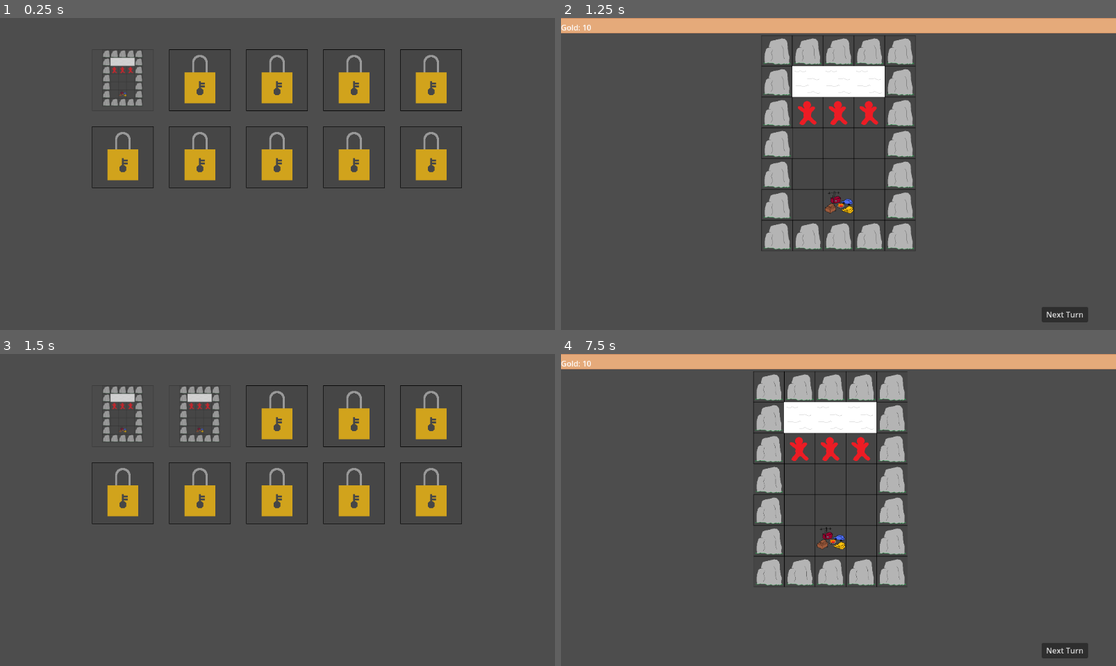
Above: before the commit, frames 1-4 (two rows, left to right).
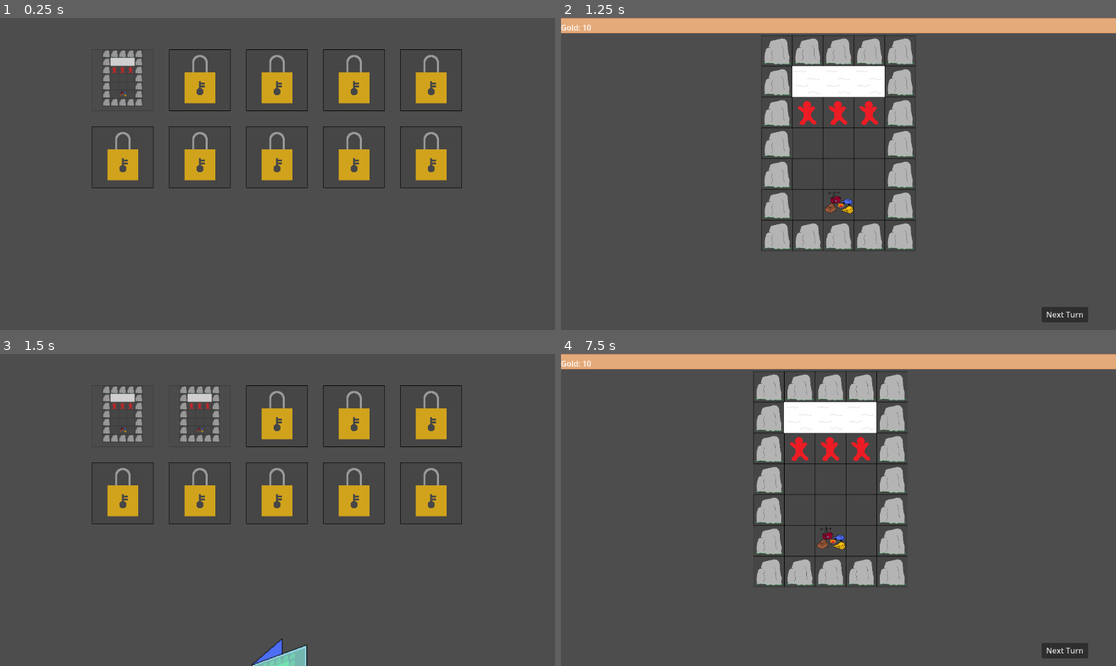
Above: after the commit, the same moments.

Repository: Wayl123/CardPuzzleGame
Game: Godot game, scene res://scene/scene_switcher.tscn
The game is run twice, just before and just after one commit, with the same random seed, the same clock (stepped at 60 frames per second) and the same inputs.
Inputs (mouse positions are in pixels of both pictures, inside the frame that each line leads up to):
- Up to frame 1 (0.25 s): no input
- Up to frame 2 (1.25 s): click (683, 80) at 0.5 s
- Up to frame 3 (1.5 s): click (277, 416) at 1.25 s
- Up to frame 4 (7.5 s): tap Enter at 2, 3.5, 5 s; move the mouse to (960, 494) at 2.02 s; press the mouse at (960, 494) at 2.03 s; hold D (RightButton) 2.03-2.78 s; tap Space at 2.75, 4.25, 5.75 s; move the mouse to (727, 525) at 2.77 s; release the mouse at (727, 525) at 2.78 s; hold S (DownButton) 2.78-3.53 s; click (727, 525) at 2.85 s; move the mouse to (894, 441) at 3.52 s; press the mouse at (894, 441) at 3.53 s; hold D (RightButton) 3.53-4.28 s; move the mouse to (810, 572) at 4.27 s; release the mouse at (810, 572) at 4.28 s; hold W (UpButton) 4.28-5.03 s; click (810, 572) at 4.35 s; move the mouse to (1005, 556) at 5.02 s; press the mouse at (1005, 556) at 5.03 s; hold A (LeftButton) 5.03-6.53 s; move the mouse to (672, 463) at 5.77 s; release the mouse at (672, 463) at 5.78 s; click (672, 463) at 5.85 s; move the mouse to (866, 510) at 6.52 s; press the mouse at (866, 510) at 6.53 s; hold S (DownButton) 6.53-7.28 s; move the mouse to (755, 432) at 7.27 s; release the mouse at (755, 432) at 7.28 s; hold D (RightButton) from 7.28 s (still down); click (755, 432) at 7.35 s

Frames 1-2 are identical in both runs. In frame 3, 0.5% of the frame differs, in the area x 45-56%, y 91-100%; in frame 4, nothing differs.

Commit message:
Add deck hand with deck cover based on deck data #27

Diff:
--- a/scene/attack_range.tscn
+++ b/scene/attack_range.tscn
@@ -2,12 +2,7 @@
 
 [ext_resource type="Texture2D" uid="uid://copymfiuetuwc" path="res://image/card_info/active_attack_range.png" id="1_k1ajd"]
 
-[node name="Range" type="Node2D"]
+[node name="Range" type="Sprite2D"]
 z_index = 1
-
-[node name="ActiveRange" type="Sprite2D" parent="."]
 position = Vector2(64, 64)
 texture = ExtResource("1_k1ajd")
-
-[node name="InactiveRange" type="Sprite2D" parent="."]
-visible = false
--- /dev/null
+++ b/scene/deck_ui.tscn
@@ -0,0 +1,18 @@
+[gd_scene load_steps=3 format=3 uid="uid://css1pwmqetd8v"]
+
+[ext_resource type="Script" path="res://scripts/HandDecks.gd" id="1_tivoy"]
+
+[sub_resource type="Curve" id="Curve_fuj5s"]
+min_value = -1.0
+_data = [Vector2(0, -1), 0.0, 2.0, 0, 1, Vector2(1, 1), 2.0, 0.0, 1, 0]
+point_count = 2
+
+[node name="DeckUI" type="Node2D"]
+
+[node name="Decks" type="Control" parent="."]
+layout_mode = 3
+anchors_preset = 0
+offset_right = 40.0
+offset_bottom = 40.0
+script = ExtResource("1_tivoy")
+spreadCurve = SubResource("Curve_fuj5s")
--- a/scene/info_box.tscn
+++ b/scene/info_box.tscn
@@ -4,8 +4,6 @@
 [ext_resource type="Script" path="res://scripts/InfoBox.gd" id="2_tkduc"]
 
 [node name="InfoBox" type="NinePatchRect"]
-z_index = 2
-z_as_relative = false
 offset_right = 512.0
 offset_bottom = 256.0
 size_flags_vertical = 3
--- a/scene/level_select.tscn
+++ b/scene/level_select.tscn
@@ -1,8 +1,13 @@
-[gd_scene load_steps=2 format=3 uid="uid://cpey6a6d2k237"]
+[gd_scene load_steps=3 format=3 uid="uid://cpey6a6d2k237"]
 
 [ext_resource type="Script" path="res://scripts/Levels.gd" id="1_77a0h"]
+[ext_resource type="PackedScene" uid="uid://css1pwmqetd8v" path="res://scene/deck_ui.tscn" id="1_iuxns"]
 
 [node name="LevelSelect" type="Node2D"]
+
+[node name="CanvasLayer" type="CanvasLayer" parent="."]
+
+[node name="DeckHand" parent="CanvasLayer" instance=ExtResource("1_iuxns")]
 
 [node name="Levels" type="Control" parent="."]
 layout_mode = 3
@@ -11,6 +16,7 @@
 offset_bottom = 40.0
 
 [node name="LevelContainer" type="HFlowContainer" parent="Levels"]
+layout_mode = 0
 offset_right = 40.0
 offset_bottom = 40.0
 theme_override_constants/h_separation = 32
--- a/scene/locked.tscn
+++ b/scene/locked.tscn
@@ -3,5 +3,6 @@
 [ext_resource type="Texture2D" uid="uid://os54e7f5nd3v" path="res://image/locked.png" id="1_84byb"]
 
 [node name="Locked" type="Sprite2D"]
+z_index = 1
 position = Vector2(64, 64)
 texture = ExtResource("1_84byb")
--- /dev/null
+++ b/scene/player_deck.tscn
@@ -0,0 +1,21 @@
+[gd_scene load_steps=5 format=3 uid="uid://cggg4prevs7g0"]
+
+[ext_resource type="Texture2D" uid="uid://c325t6cba280n" path="res://image/level_select/level_preview/level0.png" id="1_bl4bn"]
+[ext_resource type="Texture2D" uid="uid://ckrao152ysegf" path="res://image/deck/deck_base.png" id="1_e4qxu"]
+[ext_resource type="Script" path="res://scripts/PlayerDeck.gd" id="2_13veo"]
+[ext_resource type="Script" path="res://scripts/DeckCover.gd" id="3_u1ksy"]
+
+[node name="PlayerDeck" type="NinePatchRect"]
+offset_right = 192.0
+offset_bottom = 192.0
+mouse_filter = 1
+texture = ExtResource("1_e4qxu")
+script = ExtResource("2_13veo")
+
+[node name="DeckCover" type="Node2D" parent="."]
+unique_name_in_owner = true
+script = ExtResource("3_u1ksy")
+
+[node name="DeckLevel" type="Sprite2D" parent="DeckCover"]
+unique_name_in_owner = true
+texture = ExtResource("1_bl4bn")
--- a/scene/player_ui.tscn
+++ b/scene/player_ui.tscn
@@ -38,7 +38,6 @@
 spreadCurve = SubResource("Curve_fbn18")
 
 [node name="NextTurn" type="Button" parent="."]
-unique_name_in_owner = true
 offset_right = 96.0
 offset_bottom = 32.0
 size_flags_horizontal = 4
--- a/scene/selected.tscn
+++ b/scene/selected.tscn
@@ -3,5 +3,6 @@
 [ext_resource type="Texture2D" uid="uid://dsj7122volnxr" path="res://image/selected.png" id="1_a2djh"]
 
 [node name="Selected" type="Sprite2D"]
+z_index = 1
 position = Vector2(64, 64)
 texture = ExtResource("1_a2djh")
--- a/scene/shop_menu.tscn
+++ b/scene/shop_menu.tscn
@@ -7,7 +7,6 @@
 [ext_resource type="Script" path="res://scripts/BuyItem.gd" id="4_ye00d"]
 
 [node name="ShopMenu" type="NinePatchRect"]
-z_index = 2
 offset_right = 1024.0
 offset_bottom = 768.0
 texture = ExtResource("1_jc7a3")
--- a/scene/test_map.tscn
+++ b/scene/test_map.tscn
@@ -318,3 +318,4 @@
 nodeType = "boulder"
 
 [node name="Popup" type="Node2D" parent="." groups=["Popup"]]
+z_index = 2
--- /dev/null
+++ b/scripts/DeckCover.gd
@@ -0,0 +1,10 @@
+extends Node2D
+
+func _ready() -> void:
+	_set_transform()
+	pass
+
+func _set_transform() -> void:
+	var localTransform = Transform2D(Vector2(0.85, -0.3), Vector2(0, 0.85), get_position() + Vector2(3, 4))
+
+	set_transform(localTransform)
--- a/scripts/HandCards.gd
+++ b/scripts/HandCards.gd
@@ -19,7 +19,8 @@
 
 func _update_size() -> void:
 	var viewportSize = get_viewport().size
-	set_position(Vector2(0, viewportSize.y - CARDSIZE.y + 128))
+	set_size(Vector2(viewportSize.x, 64))
+	set_position(Vector2(0, viewportSize.y - 64))
 
 func _update_hand() -> void:
 	var viewportSize = get_viewport().size
--- /dev/null
+++ b/scripts/HandDecks.gd
@@ -0,0 +1,53 @@
+extends Control
+
+@onready var globalData = get_tree().get_first_node_in_group("GlobalData")
+
+@export var spreadCurve: Curve
+
+var PLAYERDECK = preload("res://scene/player_deck.tscn")
+
+var HANDWIDTH = 2.0
+var DECKSIZE = Vector2(192, 192)
+var DISTBETWEENCARD = 32
+
+func _ready() -> void:
+	get_tree().root.connect("size_changed", Callable(self, "_on_viewport_size_changed"))
+
+	_update_size()
+	_init_decks()
+
+func _on_viewport_size_changed() -> void:
+	_update_size()
+	_update_hand()
+
+func _update_size() -> void:
+	var viewportSize = get_viewport().size
+	set_position(Vector2(0, viewportSize.y - 64))
+
+func _update_hand() -> void:
+	var viewportSize = get_viewport().size
+	var sideBorder = (viewportSize.x * 0.1) + 96
+	var hRange = min(viewportSize.x - (2 * sideBorder) - DECKSIZE.x, ((DECKSIZE.x + DISTBETWEENCARD) * (get_child_count() - 1)))
+	var handWidth = hRange * 0.5
+
+	for deck in get_children():
+		var handRatio = 0.5
+
+		if get_child_count() > 1:
+			handRatio = float(deck.get_index()) / float(get_child_count() - 1)
+
+		var centerPosition = Vector2(viewportSize.x * 0.5, viewportSize.y - DECKSIZE.y + 128)
+		centerPosition.x += (spreadCurve.sample(handRatio) * handWidth) - (DECKSIZE.x * 0.5)
+
+		deck.set_global_position(centerPosition)
+
+func _init_decks() -> void:
+	for deck in globalData.get_deck_data():
+		add_deck(deck)
+
+func add_deck(pData : Dictionary) -> void:
+	var newDeck = PLAYERDECK.instantiate()
+	newDeck.init(pData)
+	newDeck.set_size(DECKSIZE)
+	add_child(newDeck)
+	_update_hand()
--- a/scripts/MapEvent.gd
+++ b/scripts/MapEvent.gd
@@ -30,7 +30,7 @@
 		groupNum += 1
 
 func map_complete(success: bool) -> void:
-	var data = {"items": {}, "cards": []}
+	var data = {"items": {}, "cards": [], "clear": false}
 
 	for playerUnit in get_tree().get_nodes_in_group("PlayerUnits"):
 		data["cards"] += playerUnit.get_deck(success)
@@ -39,5 +39,6 @@
 		data["cards"] += playerCard.get_deck(success)
 
 	data["items"] = playerItem.get_data()
+	data["clear"] = true
 
 	globalData.complete_level(data, success)
--- /dev/null
+++ b/scripts/PlayerDeck.gd
@@ -0,0 +1,40 @@
+extends NinePatchRect
+
+@onready var deckCover = %DeckCover
+@onready var deckLevel = %DeckLevel
+
+var DRAGPREVIEW = preload("res://scene/drag_preview.tscn")
+
+var data = {}
+
+func init(pData : Dictionary) -> void:
+	data = pData
+
+func _ready() -> void:
+	connect("mouse_entered", Callable(self, "_on_mouse_entered"))
+	connect("mouse_exited", Callable(self, "_on_mouse_exited"))
+
+	_data_init()
+
+func _on_mouse_entered() -> void:
+	print("here")
+	var deckPosition = get_global_position()
+	if deckPosition.y >= get_viewport().size.y - get_size().y + 128:
+		deckPosition.y -= 128
+	set_global_position(deckPosition)
+
+func _on_mouse_exited() -> void:
+	var deckPosition = get_global_position()
+	if deckPosition.y < get_viewport().size.y - get_size().y + 128:
+		deckPosition.y += 128
+	set_global_position(deckPosition)
+
+func _data_init() -> void:
+	deckCover.set_position(deckCover.get_position() + (get_size() * 0.5))
+
+	if data:
+		if data["clear"]:
+			deckCover.set_modulate(Color(0, 1, 0, 0.25))
+		else:
+			deckCover.set_modulate(Color(1, 0, 0, 0.25))
+		deckLevel.set_texture(load(data["level-image"]))
--- a/scripts/SceneSwitcher.gd
+++ b/scripts/SceneSwitcher.gd
@@ -6,7 +6,7 @@
 var unitListPath = "res://scripts/UnitList.json"
 var shopListPath = "res://scripts/ShopContentList.json"
 var levelData = {}
-var deckData = {}
+var deckData = []
 var unitDataTemplate = {}
 var shopDataTemplate = {}
 
@@ -45,6 +45,9 @@
 func get_shop_data_copy(pId : String) -> Dictionary:
 	return shopDataTemplate[pId].duplicate(true)
 
+func get_deck_data() -> Array:
+	return deckData
+
 func _set_current_scene(pNode : Node2D) -> void:
 	if currentScene:
 		currentScene.queue_free()
@@ -59,6 +62,11 @@
 func complete_level(pData : Dictionary, success : bool) -> void:
 	var newDeck = {}
 
+	newDeck = pData
+	newDeck["level-image"] = currentLevel["image"]
+
+	deckData.append(newDeck)
+
 	if success:
 		for unlock in currentLevel["completion-unlock"]:
 			levelData[unlock]["locked"] = false
--- a/scripts/SideBar.gd
+++ /dev/null
@@ -1,14 +0,0 @@
-extends Control
-
-func _ready() -> void:
-	get_tree().root.connect("size_changed", Callable(self, "_on_viewport_size_changed"))
-
-	_update_size()
-
-func _on_viewport_size_changed() -> void:
-	_update_size()
-
-func _update_size() -> void:
-	var viewportSize = get_viewport().size
-	set_size(Vector2((viewportSize.x * 0.1) + 96, viewportSize.y))
-	set_position(Vector2((viewportSize.x * 0.9) - 96, 0))
--- a/scripts/UnitCard.gd
+++ b/scripts/UnitCard.gd
@@ -77,11 +77,11 @@
 	if not get_tree().has_group("RangeDisplay"):
 		for aRange in data["range"]:
 			var targetPos = Vector2(aRange[0], aRange[1]) * 128
-			var targetGlobalPos = global_position + targetPos
+			var targetGlobalPos = get_global_position() + targetPos
 			for targetNode in get_tree().get_nodes_in_group("TargetableNode"):
 				if targetNode.get_global_position() == targetGlobalPos:
 					var attackRange = RANGE.instantiate()
-					attackRange.set_position(targetPos)
+					attackRange.set_position(targetPos + Vector2(64, 64))
 					attackRange.add_to_group("RangeDisplay")
 					get_parent().add_child(attackRange)
 
Binary file added: image/deck/deck_base.png
Not shown, added: image/deck/deck_base.png.import
